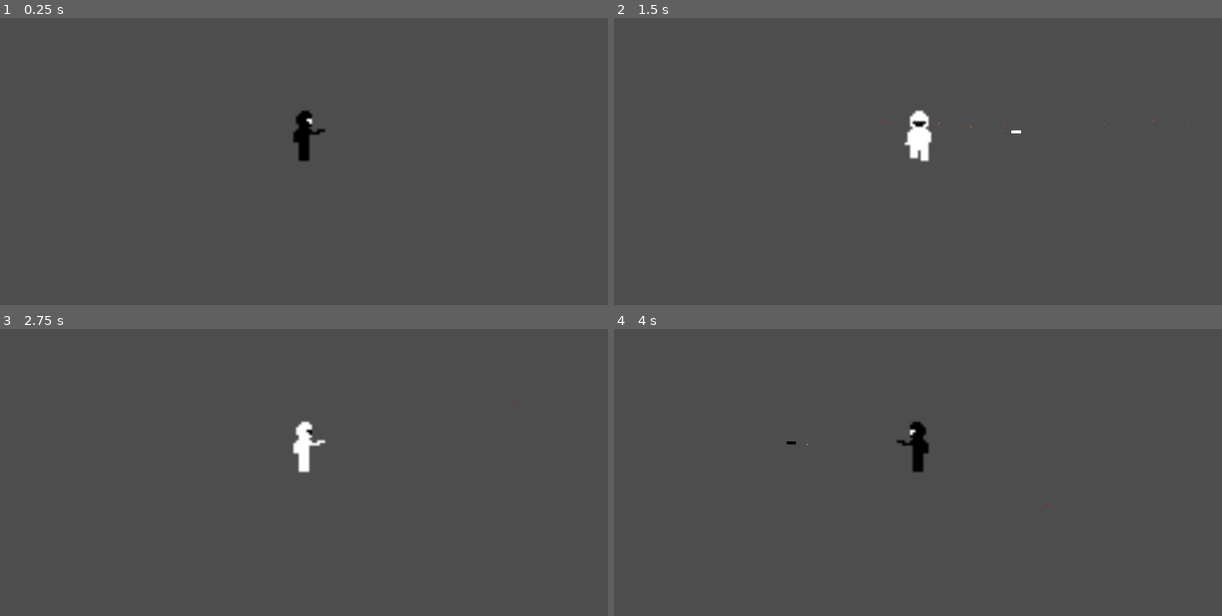
Above: before the commit, frames 1-4 (two rows, left to right).
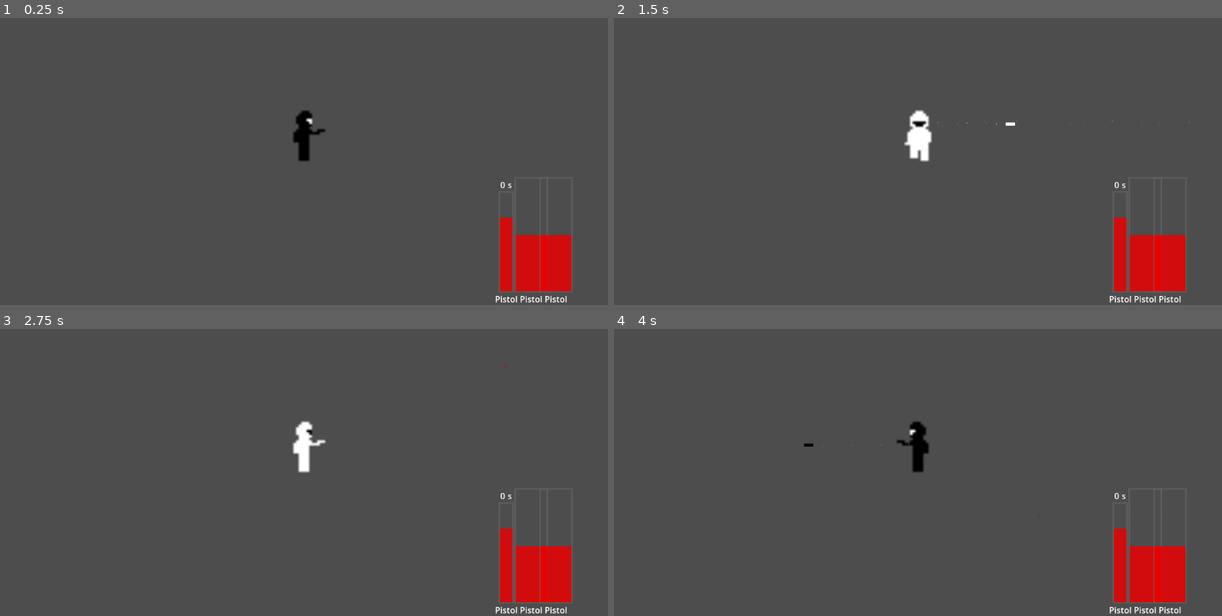
Above: after the commit, the same moments.

Repository: jay-stiles/GameJam
Game: Godot game, scene res://Main/main.tscn
Same seed, same stepped clock (60 frames per second), same inputs: the game is played once before the commit and once after it. The project has no main scene, so this scene is started directly.
Inputs (mouse positions are in pixels of both pictures, inside the frame that each line leads up to):
- Up to frame 1 (0.25 s): no input
- Up to frame 2 (1.5 s): tap Enter at 0.5 s; move the mouse to (1051, 118) at 0.52 s; hold D (right) 0.53-1.28 s; hold Right mouse button (invert) 0.53-1.28 s; click (1051, 118) at 0.8 s; move the mouse to (796, 152) at 1.27 s; hold S (down) from 1.28 s (still down); click (796, 152) at 1.35 s
- Up to frame 3 (2.75 s): right-click (182, 463) at 1.55 s; tap Space at 2 s; move the mouse to (364, 369) at 2.02 s; release S (down) at 2.03 s; hold D (right) from 2.03 s (still down); hold Right mouse button (invert) from 2.03 s (still down); click (364, 369) at 2.3 s
- Up to frame 4 (4 s): tap Enter at 2.75 s; move the mouse to (887, 512) at 2.77 s; release D (right) at 2.78 s; release Right mouse button (invert) at 2.78 s; hold W (up) 2.78-3.53 s; click (887, 512) at 2.85 s; right-click (887, 512) at 3.05 s; move the mouse to (1100, 495) at 3.52 s; hold A (left) from 3.53 s (still down); hold Right mouse button (invert) from 3.53 s (still down); click (1100, 495) at 3.8 s

The runs differ from the first frame. In frame 1, 2.5% of the frame differs, in the area x 81-94%, y 57-100%; in frame 2, 2.6%, in the area x 43-98%, y 35-100%; in frame 3, 2.5%; in frame 4, 2.6%.

Commit message:
anger
Godot 4 is stupid.

Diff:
--- a/Assets/Objects/projectileCPU.gd
+++ b/Assets/Objects/bulletCPU.gd
@@ -7,5 +7,8 @@
 
 
 # Called every frame. 'delta' is the elapsed time since the previous frame.
-func _process(delta):
-	pass
+#func _process(delta):
+	#pass
+
+func bulletShooter(bullet):
+	add_child(bullet)
--- /dev/null
+++ b/Assets/Objects/bulletCPU.tscn
@@ -0,0 +1,6 @@
+[gd_scene load_steps=2 format=3 uid="uid://di4wdilv7jfi2"]
+
+[ext_resource type="Script" path="res://Assets/Objects/bulletCPU.gd" id="1_v0grt"]
+
+[node name="bulletCPU" type="Node2D"]
+script = ExtResource("1_v0grt")
--- a/Assets/Objects/projectile_cpu.tscn
+++ /dev/null
@@ -1,6 +0,0 @@
-[gd_scene load_steps=2 format=3 uid="uid://c228alqio8o83"]
-
-[ext_resource type="Script" path="res://Assets/Objects/projectileCPU.gd" id="1_v0grt"]
-
-[node name="ProjectileCPU" type="Node2D"]
-script = ExtResource("1_v0grt")
--- /dev/null
+++ b/Main/TimerBars.gd
@@ -0,0 +1,35 @@
+extends Node
+
+var black = Color(255,255,255)
+var white = Color(0,0,0)
+
+# Called when the node enters the scene tree for the first time.
+func _ready():
+	$TimerBox/vbShot/shotTimer.max_value = 0.4
+
+
+# Called every frame. 'delta' is the elapsed time since the previous frame.
+func _process(delta):
+	pass
+
+
+func _on_mr_graye_reloading(reloadTime):
+	pass # Replace with function body.
+
+
+func _on_mr_graye_inverted(invT_s, invert):
+	# 0 = black   1 = white
+	"""
+	if invert == 0:
+		$TimerBox/hbShot/shotTimer.add_theme_color_override(ba)
+		#self.get("theme_override_styles/background").set_
+		#$TimerBox/hbShot/shotTimer.theme_override_styles/background = black
+	elif invert == 1:
+		#$TimerBox/hbShot/shotTimer.fill = white
+		pass
+	"""
+	pass
+
+
+func _on_mr_graye_shot_timer(STS, magAmt):
+	pass # Replace with function body.
--- /dev/null
+++ b/Main/main.gd
@@ -0,0 +1,23 @@
+extends Node2D
+
+
+@onready var bullet_CPU = $bulletCPU
+@onready var MrGraye = $MrGraye
+
+# Called when the node enters the scene tree for the first time.
+func _ready():
+	#var bulletShooter =
+	#MrGraye.bulletFired.connect(onShoot)
+	pass
+
+# Called every frame. 'delta' is the elapsed time since the previous frame.
+#func _process(delta):
+	#pass
+
+
+func _on_mr_graye_bullet_fired(bullet):
+	bullet_CPU.bulletShooter(bullet)
+
+
+func _on_mr_graye_inverted(invT_s, invert):
+	pass # Replace with function body.
--- a/Main/main.tscn
+++ b/Main/main.tscn
@@ -1,10 +1,128 @@
-[gd_scene load_steps=3 format=3 uid="uid://db5637toinula"]
+[gd_scene load_steps=7 format=3 uid="uid://da1q3iiq7l08e"]
 
 [ext_resource type="PackedScene" uid="uid://cpohawpci1tla" path="res://MrGraye/MrGraye.tscn" id="1_cnnti"]
-[ext_resource type="PackedScene" uid="uid://c228alqio8o83" path="res://Assets/Objects/projectile_cpu.tscn" id="2_6ut24"]
+[ext_resource type="Script" path="res://Main/main.gd" id="1_nt5yq"]
+[ext_resource type="PackedScene" uid="uid://di4wdilv7jfi2" path="res://Assets/Objects/bulletCPU.tscn" id="2_6ut24"]
+[ext_resource type="Script" path="res://Main/TimerBars.gd" id="4_np42f"]
+
+[sub_resource type="StyleBoxFlat" id="StyleBoxFlat_qrfqv"]
+bg_color = Color(0.4, 0.4, 0.4, 1)
+draw_center = false
+border_width_left = 4
+border_width_top = 4
+border_width_right = 4
+border_width_bottom = 4
+border_color = Color(0.4, 0.4, 0.4, 1)
+border_blend = true
+corner_detail = 16
+expand_margin_left = 10.0
+expand_margin_top = 3.0
+expand_margin_right = 10.0
+expand_margin_bottom = 3.0
+
+[sub_resource type="StyleBoxFlat" id="StyleBoxFlat_rpu4b"]
+bg_color = Color(0.921569, 0, 0, 0.843137)
+expand_margin_left = 8.0
+expand_margin_right = 8.0
 
 [node name="main" type="Node2D"]
+script = ExtResource("1_nt5yq")
 
 [node name="MrGraye" parent="." instance=ExtResource("1_cnnti")]
 
-[node name="ProjectileCPU" parent="." instance=ExtResource("2_6ut24")]
+[node name="bulletCPU" parent="." instance=ExtResource("2_6ut24")]
+
+[node name="Overlay" type="CanvasLayer" parent="."]
+
+[node name="TimerBars" type="Node" parent="Overlay"]
+script = ExtResource("4_np42f")
+
+[node name="TimerBox" type="HBoxContainer" parent="Overlay/TimerBars"]
+anchors_preset = 3
+anchor_left = 1.0
+anchor_top = 1.0
+anchor_right = 1.0
+anchor_bottom = 1.0
+offset_left = -276.0
+offset_top = -240.0
+offset_right = -15.0
+grow_horizontal = 0
+grow_vertical = 0
+pivot_offset = Vector2(135, 110)
+alignment = 1
+
+[node name="vbShot" type="VBoxContainer" parent="Overlay/TimerBars/TimerBox"]
+layout_mode = 2
+size_flags_horizontal = 4
+alignment = 2
+
+[node name="HBoxContainer" type="HBoxContainer" parent="Overlay/TimerBars/TimerBox/vbShot"]
+layout_mode = 2
+alignment = 1
+
+[node name="time" type="Label" parent="Overlay/TimerBars/TimerBox/vbShot/HBoxContainer"]
+layout_mode = 2
+text = "0"
+horizontal_alignment = 1
+
+[node name="\'\'s" type="Label" parent="Overlay/TimerBars/TimerBox/vbShot/HBoxContainer"]
+layout_mode = 2
+text = "s"
+horizontal_alignment = 2
+vertical_alignment = 1
+
+[node name="shotTimer" type="ProgressBar" parent="Overlay/TimerBars/TimerBox/vbShot"]
+layout_mode = 2
+size_flags_horizontal = 4
+size_flags_vertical = 3
+theme_override_colors/font_color = Color(0, 0, 0, 1)
+theme_override_styles/background = SubResource("StyleBoxFlat_qrfqv")
+theme_override_styles/fill = SubResource("StyleBoxFlat_rpu4b")
+max_value = 0.4
+step = 0.001
+value = 0.3
+fill_mode = 3
+show_percentage = false
+
+[node name="Action" type="Label" parent="Overlay/TimerBars/TimerBox/vbShot"]
+layout_mode = 2
+text = "Pistol"
+
+[node name="vbShot2" type="VBoxContainer" parent="Overlay/TimerBars/TimerBox"]
+layout_mode = 2
+alignment = 2
+
+[node name="shotTimer" type="ProgressBar" parent="Overlay/TimerBars/TimerBox/vbShot2"]
+layout_mode = 2
+size_flags_vertical = 3
+theme_override_styles/background = SubResource("StyleBoxFlat_qrfqv")
+theme_override_styles/fill = SubResource("StyleBoxFlat_rpu4b")
+value = 50.0
+fill_mode = 3
+show_percentage = false
+
+[node name="Label" type="Label" parent="Overlay/TimerBars/TimerBox/vbShot2"]
+layout_mode = 2
+text = "Pistol"
+
+[node name="vbShot3" type="VBoxContainer" parent="Overlay/TimerBars/TimerBox"]
+layout_mode = 2
+alignment = 2
+
+[node name="shotTimer" type="ProgressBar" parent="Overlay/TimerBars/TimerBox/vbShot3"]
+layout_mode = 2
+size_flags_vertical = 3
+theme_override_styles/background = SubResource("StyleBoxFlat_qrfqv")
+theme_override_styles/fill = SubResource("StyleBoxFlat_rpu4b")
+value = 50.0
+fill_mode = 3
+show_percentage = false
+
+[node name="Label" type="Label" parent="Overlay/TimerBars/TimerBox/vbShot3"]
+layout_mode = 2
+text = "Pistol"
+
+[connection signal="bulletFired" from="MrGraye" to="." method="_on_mr_graye_bullet_fired"]
+[connection signal="inverted" from="MrGraye" to="Overlay/TimerBars" method="_on_mr_graye_inverted"]
+[connection signal="reloading" from="MrGraye" to="Overlay/TimerBars" method="_on_mr_graye_reloading"]
+[connection signal="shotTimer" from="MrGraye" to="Overlay/TimerBars" method="_on_mr_graye_shot_timer"]
--- a/MrGraye/MrGraye.gd
+++ b/MrGraye/MrGraye.gd
@@ -9,12 +9,13 @@
 @onready var egMarker = $Cam/egR#.position
 #var bulletFile = preload("res://Assets/Objects/bullet.tscn")
 #var bullet_instance: bullet = bullet.instance()
-signal inverted()
-signal mgShot(bullet)
-
+signal inverted(invT_s, invert)
+signal bulletFired(bullet)
+signal shotTimer(STS, magAmt)
+signal reloading(reloadTime)
 
 var aniCut = 10
-
+# 0 = black   1 = white
 var invert = 0
 
 var invT = true
@@ -27,6 +28,11 @@
 #	--Away/Up = 0    Right = 90   Left = -90   Down/To = 180
 var bullet_angle = 0
 
+var isReloading = false
+var magSize = 11
+var magAmt = magSize
+var reloadTime = 2
+
 var step = true
 var stepSec = .30
 
@@ -34,22 +40,7 @@
 var eg = last
 
 
-func get_cam_eg():
-	if eg == 0:
-		egMarker = $Cam/egR#.position
-		print("Switching to egR")
-	elif eg == 1:
-		egMarker = $Cam/egL#.position
-		print("Switching to egL")
-	elif eg == 2:
-		egMarker = $Cam/egA#.position
-		print("Switching to egA")
-	elif eg == 3:
-		egMarker = $Cam/egT#.position
-		print("Switching to egT")
-	print(eg)
-	print(egMarker.global_position)
-
+#get gun direction
 func get_eg():
 	if eg == 0:
 		egMarker = $egR#.position
@@ -71,7 +62,7 @@
 	print(egMarker.global_position)
 
 
-
+#get bullet direction
 func get_bullet_direction():
 	if eg == 0:
 		bullet_direction.x = 1
@@ -87,6 +78,17 @@
 		bullet_direction.y = 1
 
 
+func reload():
+	reloadTimer()
+
+func reloadTimer():
+	isReloading = true
+	$Audio/reloadSound.play()
+	emit_signal("reloading", reloadTime)
+	await get_tree().create_timer(reloadTime).timeout
+	magAmt = magSize
+	isReloading = false
+
 func shootTimer():
 	canShoot = false
 	await get_tree().create_timer(STS).timeout
@@ -111,7 +113,7 @@
 	if Input.is_action_pressed("invert"):
 		if invT:
 			invertTimer()
-			#emit_signal()
+			emit_signal("inverted", invT_s, invert)
 			if invert == 0:
 				invert = 1
 				bewl = true
@@ -151,7 +153,7 @@
 	stepSounds()
 	move_and_slide()
 
-
+#Walking animation player
 #Last-- Right=0  Left=1  Up=2  Down=3
 func aniPlayer():
 	var vx = velocity.x
@@ -229,11 +231,15 @@
 func _unhandled_input(event):
 	if Input.is_action_pressed("shoot"):
 		shoot()
+	if Input.is_action_pressed("reload"):
+		reload()
 
 func shoot():
-	if canShoot:
+	if canShoot and not isReloading:
+			magAmt -= 1
+			emit_signal("shotTimer", STS, magAmt)
 			var bullet_instance = bullet.instantiate()
-			add_child(bullet_instance)
+			#add_child(bullet_instance)
 			get_eg()
 			bullet_instance.global_position = egMarker.global_position
 			get_bullet_direction()
@@ -241,7 +247,7 @@
 			bullet_instance.setDir(bullet_direction)
 			bullet_instance.setInvert(invert)
 			shootTimer()
-			emit_signal("mgShot", bullet_instance)
+			emit_signal("bulletFired", bullet_instance)
 			$Audio/Shoot.play()
 			print("pssssst")
 
--- a/MrGraye/MrGraye.tscn
+++ b/MrGraye/MrGraye.tscn
@@ -6,6 +6,7 @@
 [ext_resource type="Texture2D" uid="uid://dmff7k2pi2o3a" path="res://Tilesets/CharW.png" id="3_xq6lr"]
 [ext_resource type="AudioStream" uid="uid://2h87l4umiibw" path="res://Assets/Audio/SuppressedPistolShort.mp3" id="4_aj36i"]
 [ext_resource type="AudioStream" uid="uid://b3mftvp0027u" path="res://Assets/Audio/stepSound.mp3" id="5_5jq32"]
+[ext_resource type="AudioStream" uid="uid://c30rm6g5lkcum" path="res://Assets/Audio/reloadSound.mp3" id="7_vtjxh"]
 
 [sub_resource type="Animation" id="Animation_hagi1"]
 resource_name = "FAway"
@@ -196,18 +197,6 @@
 
 [node name="Cam" type="Camera2D" parent="."]
 
-[node name="egR" type="Marker2D" parent="Cam"]
-position = Vector2(42, -5)
-
-[node name="egL" type="Marker2D" parent="Cam"]
-position = Vector2(-42, -5)
-
-[node name="egT" type="Marker2D" parent="Cam"]
-position = Vector2(-20, 12)
-
-[node name="egA" type="Marker2D" parent="Cam"]
-position = Vector2(25, -6)
-
 [node name="Audio" type="Node" parent="."]
 
 [node name="mgHit" type="AudioStreamPlayer" parent="Audio"]
@@ -219,6 +208,9 @@
 [node name="stepSound" type="AudioStreamPlayer" parent="Audio"]
 stream = ExtResource("5_5jq32")
 volume_db = -7.924
+
+[node name="reloadSound" type="AudioStreamPlayer" parent="Audio"]
+stream = ExtResource("7_vtjxh")
 
 [node name="egR" type="Marker2D" parent="."]
 position = Vector2(42, -5)
--- a/project.godot
+++ b/project.godot
@@ -57,3 +57,8 @@
 "events": [Object(InputEventKey,"resource_local_to_scene":false,"resource_name":"","device":-1,"window_id":0,"alt_pressed":false,"shift_pressed":false,"ctrl_pressed":false,"meta_pressed":false,"pressed":false,"keycode":0,"physical_keycode":69,"key_label":0,"unicode":101,"echo":false,"script":null)
 ]
 }
+reload={
+"deadzone": 0.5,
+"events": [Object(InputEventKey,"resource_local_to_scene":false,"resource_name":"","device":-1,"window_id":0,"alt_pressed":false,"shift_pressed":false,"ctrl_pressed":false,"meta_pressed":false,"pressed":false,"keycode":0,"physical_keycode":82,"key_label":0,"unicode":114,"echo":false,"script":null)
+]
+}
Not shown, added: Assets/Audio/reloadSound.mp3.import
Not shown: 1 places in MrGraye/MrGraye.tscn that only renumber resources
Not shown, added: Assets/Audio/reloadSound.mp3
